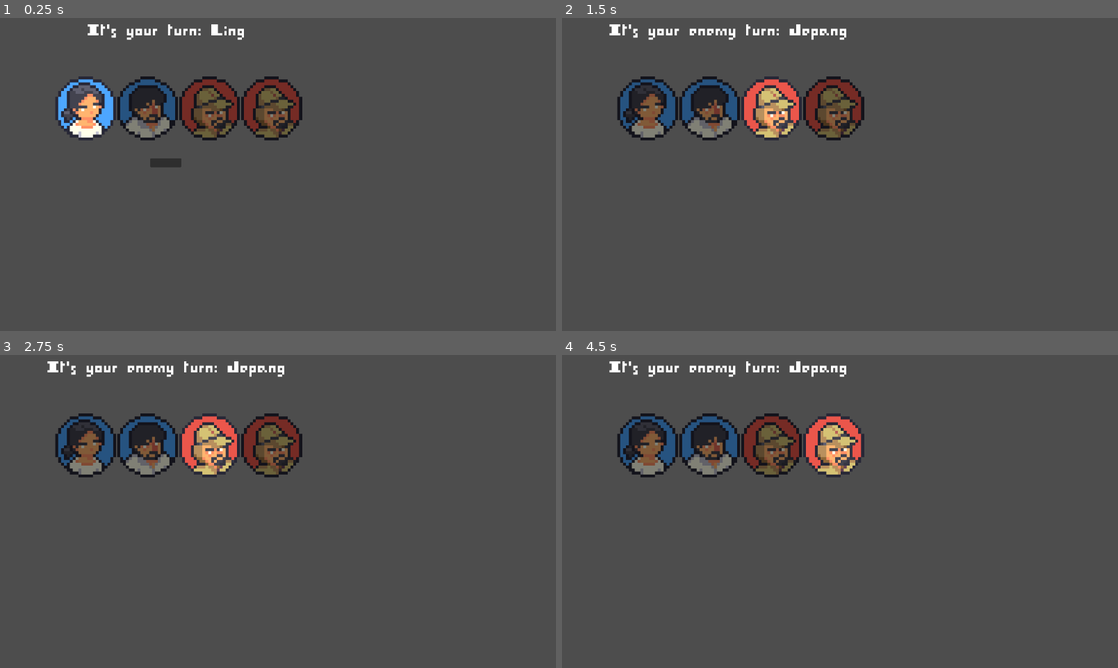
Above: before the commit, frames 1-4 (two rows, left to right).
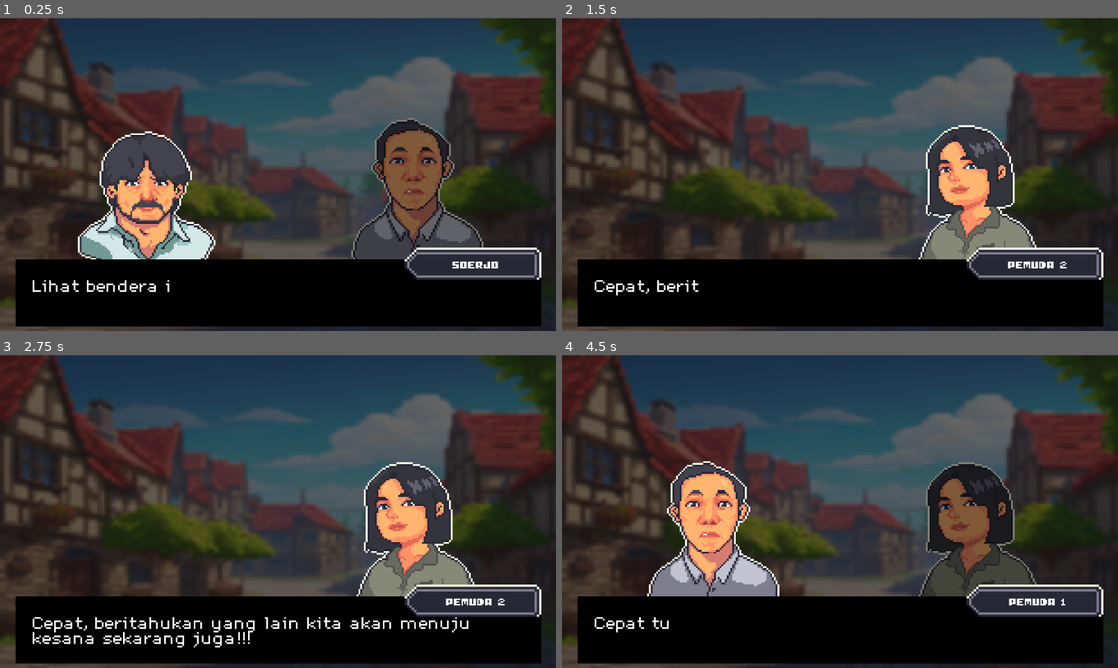
Above: after the commit, the same moments.

Repository: edenbayu/PerangSurabaya
Game: Godot game, scene res://Coba_Dialogue/CobaDialog.tscn
The game is run twice, just before and just after one commit, with the same random seed, the same clock (stepped at 60 frames per second) and the same inputs. Before the commit the project starts from res://Scene/TurnManager.tscn.
Inputs (mouse positions are in pixels of both pictures, inside the frame that each line leads up to):
- Up to frame 1 (0.25 s): no input
- Up to frame 2 (1.5 s): click (728, 161) at 0.52 s; click (728, 161) at 1.27 s
- Up to frame 3 (2.75 s): move the mouse to (400, 495) at 2.02 s; press the mouse at (400, 495) at 2.03 s
- Up to frame 4 (4.5 s): tap Enter at 2.75 s; move the mouse to (728, 527) at 2.77 s; release the mouse at (728, 527) at 2.78 s; click (728, 527) at 2.85 s; move the mouse to (895, 442) at 3.52 s; press the mouse at (895, 442) at 3.53 s; tap Space at 4.25 s; move the mouse to (812, 574) at 4.27 s; release the mouse at (812, 574) at 4.28 s; click (812, 574) at 4.35 s

The runs differ from the first frame. In frame 1, 83% of the frame differs, in the area x 0-100%, y 0-100%; in frame 2, 85%; in frame 3, 85%; in frame 4, 84%.

Commit message:
update dialog sistem

Diff:
--- a/FSM_and_UI_UX/dialog/Coba_Dialogue/Coba.json
+++ b/FSM_and_UI_UX/dialog/Coba_Dialogue/Coba.json
@@ -1,18 +1,82 @@
 [
  {"name": "[center]SOERJO[/center]", "id": 1, "text": "Lihat bendera itu!", "Color": "white",
-	"Keterangan": "Normal", "PosNama" : "kiri", "tokoh" : ["SOERJO", "PEMUDA 1"]},
- {"name": "[center]PEMUDA 1[/center]", "id": 2, "text": "Mereka bermaksud menjajah kita lagi!", "Color": "white",
-	"Keterangan": "Normal", "PosNama" : "kanan", "tokoh" : ["SOERJO", "PEMUDA 1"]},
- {"name": "[center]PEMUDA 2[/center]", "id": 3, "text": "Cepat, beri tahu yang lain", "Color": "white",
-	"Keterangan": "Normal", "PosNama" : "kanan", "tokoh" : ["", "PEMUDA 2"]},
- {"name": "[center]PEMUDA 1[/center]", "id": 4, "text": "Cepat turunkan bendera itu !", "Color": "white",
-	"Keterangan": "Normal", "PosNama" : "kiri", "tokoh" : ["PEMUDA 1", "PEMUDA 2"]},
- {"name": "[center]TENTARA BELANDA[/center]", "id": 5, "text": "Bukan urusan kalian.", "Color": "white",
-	"Keterangan": "Normal", "PosNama" : "kanan", "tokoh" : ["", "TENTARA BELANDA"]},
-{"name" : "[center]PEMUDA 2[/center]", "id": 6, "text": "Kalian bermaksud menjajah kami lagi?", "Color": "white",
-	"Keterangan": "Normal", "PosNama" : "kiri", "tokoh" : ["PEMUDA 2", "TENTARA BELANDA"]},
-{"name" : "[center]PEMUDA 1[/center]", "id": 7, "text": "Jika kalian tidak menurunkan benderanya, kami yang akan menurunkan paksa bendera itu!", "Color": "white",
-	"Keterangan": "Normal", "PosNama" : "kiri", "tokoh" : ["PEMUDA 1", "TENTARA BELANDA"]},
-{"name" : "[center]TENTARA BELANDA[/center]", "id": 8, "text": "Sebaiknya kalian tidak mencari gara-gara!", "Color": "white",
-	"Keterangan": "Normal", "PosNama" : "kanan", "tokoh" : ["", "TENTARA BELANDA"]}
+	"Keterangan": "Normal", "PosNama" : "kiri", "tokoh" : ["SOERJO", "PEMUDA 1"], "BG" : 0},
+ {"name": "[center]PEMUDA 1[/center]", "id": 2, "text": "Ha? APA! mereka mau menjajah kita lagi?", "Color": "white",
+	"Keterangan": "Normal", "PosNama" : "kanan", "tokoh" : ["SOERJO", "PEMUDA 1"], "BG" : 0},
+ {"name": "[center]PEMUDA 2[/center]", "id": 3, "text": "Cepat, beritahukan yang lain kita akan menuju kesana sekarang juga!!!", "Color": "white",
+	"Keterangan": "Normal", "PosNama" : "kanan", "tokoh" : ["", "PEMUDA 2"], "BG" : 0},
+ {"name": "[center][/center]", "id": 4, "text": "*Setelah beberapa saat, warga berkumpul di Hotel*", "Color": "white",
+	"Keterangan": "Normal", "PosNama" : "kanan", "tokoh" : ["", ""], "BG" : 0},
+ {"name": "[center]PEMUDA 1[/center]", "id": 5, "text": "Cepat turunkan bendera itu sekarang juga!!! !", "Color": "white",
+	"Keterangan": "Normal", "PosNama" : "kiri", "tokoh" : ["PEMUDA 1", "PEMUDA 2"], "BG" : 0},
+ {"name": "[center]TENTARA BELANDA[/center]", "id": 6, "text": "Bukan urusan kalian, sekarang kalian pergi dari sini.", "Color": "white",
+	"Keterangan": "Normal", "PosNama" : "kanan", "tokoh" : ["", "TENTARA BELANDA"], "BG" : 0},
+{"name" : "[center]PEMUDA 2[/center]", "id": 7, "text": "Apa kau bilang? kalian bertujuan untuk menjajah kami lagi?", "Color": "white",
+	"Keterangan": "Normal", "PosNama" : "kiri", "tokoh" : ["PEMUDA 2", "TENTARA BELANDA"], "BG" : 0},
+{"name" : "[center]PEMUDA 1[/center]", "id": 8, "text": "Jika kalian tidak menurunkan benderanya, kami yang akan menurunkan paksa bendera itu!", "Color": "white",
+	"Keterangan": "Normal", "PosNama" : "kiri", "tokoh" : ["PEMUDA 1", "TENTARA BELANDA"], "BG" : 0},
+{"name" : "[center]TENTARA BELANDA[/center]", "id": 9, "text": "*menodongkan senjata*", "Color": "white",
+	"Keterangan": "Normal", "PosNama" : "kanan", "tokoh" : ["", "TENTARA BELANDA"], "BG" : 0},
+{"name" : "[center]TENTARA BELANDA[/center]", "id": 10, "text": "Sebaiknya kalian tidak menimbulkan perkara!", "Color": "white",
+	"Keterangan": "Normal", "PosNama" : "kanan", "tokoh" : ["", "TENTARA BELANDA"], "BG" : 0},
+{"name" : "[center]TENTARA BELANDA[/center]", "id": 11, "text": "Anda tidak boleh masuk", "Color": "white",
+	"Keterangan": "Normal", "PosNama" : "kanan", "tokoh" : ["SUDIRMAN", "TENTARA BELANDA"], "BG" : 1},
+{"name" : "[center]SUDIRMAN[/center]", "id": 12, "text": "Saya datang dengan maksud baik untuk berbicara dengan pimpinanmu. Biarkan saya masuk", "Color": "white",
+	"Keterangan": "Normal", "PosNama" : "kiri", "tokoh" : ["SUDIRMAN", "TENTARA BELANDA"], "BG" : 1},
+{"name" : "[center]TENTARA BELANDA[/center]", "id": 13, "text": "Baik tunggu sebentar", "Color": "white",
+	"Keterangan": "Normal", "PosNama" : "kanan", "tokoh" : ["SUDIRMAN", "TENTARA BELANDA"], "BG" : 1},
+{"name" : "[center]TENTARA BELANDA[/center]", "id": 14, "text": "Baik anda semua dipersilahkan masuk", "Color": "white",
+	"Keterangan": "Normal", "PosNama" : "kiri", "tokoh" : ["TENTARA BELANDA", ""], "BG" : 1},
+{"name" : "[center]SUDIRMAN[/center]", "id": 15, "text": "Baiklah", "Color": "white",
+	"Keterangan": "Normal", "PosNama" : "kiri", "tokoh" : ["SUDIRMAN", "TENTARA BELANDA"], "BG" : 1},
+{"name" : "[center]PLOEGMAN[/center]", "id": 16, "text": "Silahkan masuk, ada apa ingin menemuiku?", "Color": "white",
+	"Keterangan": "Normal", "PosNama" : "kanan", "tokoh" : ["SUDIRMAN", "PLOEGMAN"], "BG" : 1},
+{"name" : "[center]SUDIRMAN[/center]", "id": 17, "text": "Kami dari pemerintahan RI daerah surabaya,", "Color": "white",
+	"Keterangan": "Normal", "PosNama" : "kiri", "tokoh" : ["SUDIRMAN", "PLOEGMAN"], "BG" : 1},
+{"name" : "[center]SUDIRMAN[/center]", "id": 18, "text": "ingin meminta Anda menurunkan bendera Belanda di atas hotel ini.", "Color": "white",
+	"Keterangan": "Normal", "PosNama" : "kiri", "tokoh" : ["SUDIRMAN", "PLOEGMAN"], "BG" : 1},
+{"name" : "[center]PLOEGMAN[/center]", "id": 19, "text": "Tidak bisa, ini bukan urusan kalian", "Color": "white",
+	"Keterangan": "Normal", "PosNama" : "kanan", "tokoh" : ["SUDIRMAN", "PLOEGMAN"], "BG" : 1},
+{"name" : "[center]SUDIRMAN[/center]", "id": 20, "text": "Maksud anda apa? tentu saja ini menjadi urusan kami!! Indonesia sudah merdeka bulan kemaren", "Color": "white",
+	"Keterangan": "Normal", "PosNama" : "kiri", "tokoh" : ["SUDIRMAN", "PLOEGMAN"], "BG" : 1},
+{"name" : "[center]SUDIRMAN[/center]", "id": 21, "text": "Pengibaran Belanda ini menghina kedaulatan negara kami!!!", "Color": "white",
+	"Keterangan": "Normal", "PosNama" : "kiri", "tokoh" : ["SUDIRMAN", "PLOEGMAN"], "BG" : 1},
+{"name" : "[center]PLOEGMAN[/center]", "id": 22, "text": "Dengar, Sudirman. Sekutu telah memenangkan perang melawan Jepang.", "Color": "white",
+	"Keterangan": "Normal", "PosNama" : "kanan", "tokoh" : ["SUDIRMAN", "PLOEGMAN"], "BG" : 1},
+{"name" : "[center]PLOEGMAN[/center]", "id": 23, "text": "Negara kami ada di pihak sekutu, maka dari itu kami berhak merebut tanah kolonial kami.", "Color": "white",
+	"Keterangan": "Normal", "PosNama" : "kanan", "tokoh" : ["SUDIRMAN", "PLOEGMAN"], "BG" : 1},
+{"name" : "[center]PLOEGMAN[/center]", "id": 24, "text": "Kemerdekaan kalian itu tidak kami akui", "Color": "white",
+	"Keterangan": "Normal", "PosNama" : "kanan", "tokoh" : ["SUDIRMAN", "PLOEGMAN"], "BG" : 1},
+{"name" : "[center]SUDIRMAN[/center]", "id": 25, "text": "Jika kenyataanya seperti itu, maka bendera itu akan kami robek secara paksa!!", "Color": "white",
+	"Keterangan": "Normal", "PosNama" : "kiri", "tokoh" : ["SUDIRMAN", "PLOEGMAN"], "BG" : 1},
+{"name" : "[center]PLOEGMAN[/center]", "id": 26, "text": "*Menodong Pistol*", "Color": "white",
+	"Keterangan": "Normal", "PosNama" : "kanan", "tokoh" : ["", "PLOEGMAN"], "BG" : 1},
+{"name" : "[center]PLOEGMAN[/center]", "id": 27, "text": "Sebaiknya kalian tidak mencara perkara di ruangan ini.. PERGILAHH!!!", "Color": "white",
+	"Keterangan": "Normal", "PosNama" : "kanan", "tokoh" : ["", "PLOEGMAN"], "BG" : 1},
+{"name" : "[center]SIDIK[/center]", "id": 28, "text": "*Menendang pistol dari tangan Ploegman dan mencekik Ploegman hingga Ploegman tewas*", "Color": "white",
+	"Keterangan": "Normal", "PosNama" : "kanan", "tokoh" : ["", "SIDIK"], "BG" : 1},
+{"name" : "[center]HARYONO[/center]", "id": 29, "text": "Cepat, Sudirman! Kita pergi!", "Color": "white",
+	"Keterangan": "Normal", "PosNama" : "kanan", "tokoh" : ["", "HARYONO"], "BG" : 1},
+{"name" : "[center]TENTARA BELANDA[/center]", "id": 30, "text": "Oh tidak.., Ploegman mati..", "Color": "white",
+	"Keterangan": "Normal", "PosNama" : "kanan", "tokoh" : ["", "TENTARA BELANDA"], "BG" : 1},
+{"name" : "[center]TENTARA BELANDA[/center]", "id": 31, "text": "*menembak sidik*", "Color": "white",
+	"Keterangan": "Normal", "PosNama" : "kanan", "tokoh" : ["", "TENTARA BELANDA"], "BG" : 1},
+{"name" : "[center]TENTARA BELANDA[/center]", "id": 32, "text": "Mati Kamu!!", "Color": "white",
+	"Keterangan": "Normal", "PosNama" : "kanan", "tokoh" : ["", "TENTARA BELANDA"], "BG" : 1},
+{"name" : "[center]SUDIRMAN[/center]", "id": 33, "text": "*keluar dari hotel bersama Hariyono*", "Color": "white",
+	"Keterangan": "Normal", "PosNama" : "kanan", "tokoh" : ["", "SUDIRMAN"], "BG" : 0},
+{"name" : "[center]SUDIRMAN[/center]", "id": 34, "text": "Perundingan Gagal Cepat robek bendera itu!!!", "Color": "white",
+	"Keterangan": "Normal", "PosNama" : "kanan", "tokoh" : ["", "SUDIRMAN"], "BG" : 0},
+{"name" : "[center]PEMUDA 1[/center]", "id": 35, "text": "Pak Sudirman dalam bahaya!! Cepat hentikan orang0orang Belanda itu!!", "Color": "white",
+	"Keterangan": "Normal", "PosNama" : "kanan", "tokoh" : ["", "PEMUDA 1"], "BG" : 0},
+{"name" : "[center]SOERJO[/center]", "id": 36, "text": "Arek-arek yang bawa persenjataan! Segera masuk ke hotel dan hadapi orang-orang Belanda itu!", "Color": "white",
+	"Keterangan": "Normal", "PosNama" : "kanan", "tokoh" : ["PEMUDA 1", "SOERJO"], "BG" : 0},
+{"name" : "[center]SOERJO[/center]", "id": 37, "text": "Yang lain, panjat hotelnya lalu robek benderanya!", "Color": "white",
+	"Keterangan": "Normal", "PosNama" : "kanan", "tokoh" : ["PEMUDA 1", "SOERJO"], "BG" : 0},
+{"name" : "[center]PEMUDA 2[/center]", "id": 38, "text": "Siap! Ayo cepat, arek-arek!!!", "Color": "white",
+	"Keterangan": "Normal", "PosNama" : "kanan", "tokoh" : ["", "PEMUDA 2"], "BG" : 0},
+{"name" : "[center]SOERJO[/center]", "id": 39, "text": "*Masuk ke koridor hotel*", "Color": "white",
+	"Keterangan": "Normal", "PosNama" : "kanan", "tokoh" : ["", "SOERJO"], "BG" : 0},
+{"name" : "[center]SOERJO[/center]", "id": 40, "text": "SERBUUUUU!!!!!", "Color": "white",
+	"Keterangan": "Normal", "PosNama" : "kanan", "tokoh" : ["", "SOERJO"], "BG" : 0},
 ]
--- a/FSM_and_UI_UX/dialog/Coba_Dialogue/CobaDialog.tscn
+++ b/FSM_and_UI_UX/dialog/Coba_Dialogue/CobaDialog.tscn
@@ -9,8 +9,11 @@
 [ext_resource type="FontFile" uid="uid://c583mm1xbwni5" path="res://I-pixel-u.ttf" id="5_xku1p"]
 [ext_resource type="Texture2D" uid="uid://c17arkmh2kfib" path="res://Coba_Dialogue/TextBox.png" id="6_dbqmv"]
 [ext_resource type="Texture2D" uid="uid://cs4aq8fiq6m7n" path="res://Coba_Dialogue/namebox.png" id="7_1h7uy"]
+[ext_resource type="Texture2D" uid="uid://hudbfiw6h8ex" path="res://Coba_Dialogue/logmen_Portrait.png" id="7_6fdxk"]
+[ext_resource type="Texture2D" uid="uid://dt5ilejsk5yjk" path="res://LuarHotel.png" id="7_vyomv"]
 [ext_resource type="Texture2D" uid="uid://ca76qy8whvuqm" path="res://Sidik.png" id="7_x1gun"]
 [ext_resource type="FontFile" uid="uid://88daejmocvlh" path="res://DePixelBreit.ttf" id="10_oyntq"]
+[ext_resource type="Texture2D" uid="uid://ccardshowgvpy" path="res://Coba_Dialogue/Transition.png" id="13_31t6u"]
 
 [sub_resource type="AtlasTexture" id="AtlasTexture_o44gs"]
 atlas = ExtResource("6_dbqmv")
@@ -134,6 +137,122 @@
 
 [sub_resource type="StyleBoxFlat" id="StyleBoxFlat_dlptp"]
 bg_color = Color(0.6, 0.6, 0.6, 0)
+
+[sub_resource type="Animation" id="Animation_6a77w"]
+length = 0.001
+tracks/0/type = "value"
+tracks/0/imported = false
+tracks/0/enabled = true
+tracks/0/path = NodePath("Transition:modulate")
+tracks/0/interp = 1
+tracks/0/loop_wrap = true
+tracks/0/keys = {
+"times": PackedFloat32Array(0),
+"transitions": PackedFloat32Array(1),
+"update": 0,
+"values": [Color(1, 1, 1, 0)]
+}
+
+[sub_resource type="Animation" id="Animation_orv3p"]
+resource_name = "fade_out"
+length = 1.5
+tracks/0/type = "value"
+tracks/0/imported = false
+tracks/0/enabled = true
+tracks/0/path = NodePath("Transition:modulate")
+tracks/0/interp = 1
+tracks/0/loop_wrap = true
+tracks/0/keys = {
+"times": PackedFloat32Array(0, 1.5),
+"transitions": PackedFloat32Array(1, 1),
+"update": 0,
+"values": [Color(1, 1, 1, 1), Color(1, 1, 1, 0)]
+}
+tracks/1/type = "value"
+tracks/1/imported = false
+tracks/1/enabled = true
+tracks/1/path = NodePath("Transition/TransitionText:modulate")
+tracks/1/interp = 1
+tracks/1/loop_wrap = true
+tracks/1/keys = {
+"times": PackedFloat32Array(0, 1.5),
+"transitions": PackedFloat32Array(1, 1),
+"update": 0,
+"values": [Color(1, 1, 1, 1), Color(1, 1, 1, 0)]
+}
+tracks/2/type = "value"
+tracks/2/imported = false
+tracks/2/enabled = true
+tracks/2/path = NodePath(".:is_faded_black")
+tracks/2/interp = 1
+tracks/2/loop_wrap = true
+tracks/2/keys = {
+"times": PackedFloat32Array(0),
+"transitions": PackedFloat32Array(1),
+"update": 1,
+"values": [true]
+}
+
+[sub_resource type="Animation" id="Animation_72nvk"]
+resource_name = "new_animation"
+length = 5.0
+tracks/0/type = "value"
+tracks/0/imported = false
+tracks/0/enabled = true
+tracks/0/path = NodePath("Transition:modulate")
+tracks/0/interp = 1
+tracks/0/loop_wrap = true
+tracks/0/keys = {
+"times": PackedFloat32Array(0, 1.5),
+"transitions": PackedFloat32Array(1, 1),
+"update": 0,
+"values": [Color(1, 1, 1, 0), Color(1, 1, 1, 1)]
+}
+tracks/1/type = "value"
+tracks/1/imported = false
+tracks/1/enabled = true
+tracks/1/path = NodePath(".:is_faded_black")
+tracks/1/interp = 1
+tracks/1/loop_wrap = true
+tracks/1/keys = {
+"times": PackedFloat32Array(0, 4.9),
+"transitions": PackedFloat32Array(1, 1),
+"update": 1,
+"values": [false, true]
+}
+tracks/2/type = "value"
+tracks/2/imported = false
+tracks/2/enabled = true
+tracks/2/path = NodePath("Transition/TransitionText:visible_characters")
+tracks/2/interp = 1
+tracks/2/loop_wrap = true
+tracks/2/keys = {
+"times": PackedFloat32Array(1.5, 5),
+"transitions": PackedFloat32Array(1, 1),
+"update": 0,
+"values": [0, 39]
+}
+tracks/3/type = "method"
+tracks/3/imported = false
+tracks/3/enabled = true
+tracks/3/path = NodePath(".")
+tracks/3/interp = 1
+tracks/3/loop_wrap = true
+tracks/3/keys = {
+"times": PackedFloat32Array(5),
+"transitions": PackedFloat32Array(1),
+"values": [{
+"args": [],
+"method": &"fade_out"
+}]
+}
+
+[sub_resource type="AnimationLibrary" id="AnimationLibrary_kc2js"]
+_data = {
+"RESET": SubResource("Animation_6a77w"),
+"fade_out": SubResource("Animation_orv3p"),
+"transition": SubResource("Animation_72nvk")
+}
 
 [node name="CanvasLayer" type="Control"]
 layout_mode = 3
@@ -146,15 +265,18 @@
 size_flags_vertical = 4
 script = ExtResource("1_opu30")
 json_path = "res://Coba_Dialogue/Coba.json"
-character_portraits = Array[Texture2D]([ExtResource("2_l0s0g"), ExtResource("7_x1gun"), ExtResource("4_5u4lh"), ExtResource("5_msc1k"), null])
-
-[node name="TextureRect" type="TextureRect" parent="."]
+character_portraits = Array[Texture2D]([ExtResource("2_l0s0g"), ExtResource("7_x1gun"), ExtResource("4_5u4lh"), ExtResource("5_msc1k"), null, ExtResource("2_n20fs"), ExtResource("7_6fdxk"), ExtResource("7_x1gun"), ExtResource("2_l0s0g")])
+scene_background = Array[Texture2D]([ExtResource("7_vyomv"), ExtResource("5_cflk8")])
+is_faded_black = false
+
+[node name="Background" type="TextureRect" parent="."]
+modulate = Color(0.588235, 0.588235, 0.588235, 1)
 layout_mode = 0
 offset_left = -960.0
 offset_top = -539.0
 offset_right = 960.0
 offset_bottom = 541.0
-texture = ExtResource("5_cflk8")
+texture = ExtResource("7_vyomv")
 
 [node name="HBoxContainer" type="HBoxContainer" parent="."]
 layout_mode = 0
@@ -252,5 +374,37 @@
 autowrap_mode = 2
 
 [node name="AnimationPlayer" type="AnimationPlayer" parent="."]
+libraries = {
+"": SubResource("AnimationLibrary_kc2js")
+}
 
 [node name="Camera2D" type="Camera2D" parent="."]
+
+[node name="Transition" type="TextureRect" parent="."]
+modulate = Color(1, 1, 1, 0)
+z_index = 4
+layout_mode = 0
+offset_left = -960.0
+offset_top = -539.0
+offset_right = 960.0
+offset_bottom = 541.0
+texture = ExtResource("13_31t6u")
+
+[node name="TransitionText" type="RichTextLabel" parent="Transition"]
+layout_mode = 1
+anchors_preset = 8
+anchor_left = 0.5
+anchor_top = 0.5
+anchor_right = 0.5
+anchor_bottom = 0.5
+offset_left = -787.5
+offset_top = -42.5
+offset_right = 787.5
+offset_bottom = 42.5
+grow_horizontal = 2
+grow_vertical = 2
+theme_override_fonts/normal_font = ExtResource("10_oyntq")
+theme_override_font_sizes/normal_font_size = 60
+text = "Sementara itu, di dalam Hotel Yamato..."
+visible_characters = 0
+visible_ratio = 0.0
--- a/FSM_and_UI_UX/dialog/Coba_Dialogue/coba_dialog.gd
+++ b/FSM_and_UI_UX/dialog/Coba_Dialogue/coba_dialog.gd
@@ -1,10 +1,11 @@
-
+class_name DialogueManager
 extends Control
 #READ JSON FILE
 @export_category("PATH TO JSON DIALOGUE")
 @export var json_path = "json path here"
 @export_category("PORTRAITS")
 @export var character_portraits : Array[Texture2D]
+@export var scene_background : Array[Texture2D]
 #ONREADY
 @onready var text_box : RichTextLabel = $Control/MarginContainer/DialogueBox/TextBox
 @onready var name_box : RichTextLabel = $Control/MarginContainer/DialogueBox/NameTextBox
@@ -12,6 +13,9 @@
 @onready var portrait_kanan : TextureRect = $Control/Potrait2
 @onready var animation_player : AnimationPlayer = $AnimationPlayer
 @onready var name_box_container : TextureRect = $Control/MarginContainer/DialogueBox/NameBox
+@onready var background : TextureRect = $Background
+@onready var trans_text : RichTextLabel = $Transition/TransitionText
+@onready var transition : TextureRect = $Transition
 #VARS
 var text_speed :float
 var dialogue = []   #this is where we will store the data of our json
@@ -21,22 +25,35 @@
 var posisi_nama : String #Menentukan posisi name box
 var nama_portrait_kanan : String
 var nama_portrait_kiri : String
+var current_background : int
+
+#Animation
+@export var is_faded_black : bool = true
 #SIGNAL
 signal write_dialogue
 
 func _ready():
+	is_faded_black = true
 	text_box.visible_characters = 0
+	trans_text.visible_characters = 0
 	#Use this function whenever you want your d ialogue to start.
 	start_dialogue(json_path)
 
 func _process(delta):
+	print(is_faded_black)
 	text_box.visible_ratio += set_progress_ratio()
+	#if is_faded_black:
+		#trans_text.visible_ratio += show_transition_text()
+	#if trans_text.visible_ratio >= 1:
+		#is_faded_black = false
 
 func _input(event):
 	#We advance the dialogue with left click or a key
 	#You will need to add "interact" to your input map in project settings
 	if event.is_action_pressed("klik_mouse_kiri"):
-		advance_dialogue()
+		_transition()
+		if is_faded_black:
+			advance_dialogue()
 
 func set_progress_ratio() -> float:
 	var text_length = text_box.text.length()
@@ -44,6 +61,17 @@
 		return text_speed / text_length
 	else:
 		return 0.0
+
+func show_transition_text() -> float:
+	var text_length = trans_text.text.length()
+	if text_length > 0:
+		return 0.05 / text_length
+	else:
+		return 0.0
+
+func fade_out() -> void:
+	animation_player.play("fade_out")
+	advance_dialogue()
 
 #LOAD THE JSON FILE INTO A READABLE FORMAT FOR GODOT
 func load_dialogue(path : String):
@@ -71,6 +99,9 @@
 		nama_portrait_kanan = dialogue[index]['tokoh'][1]
 		posisi_nama = dialogue[index]['PosNama']
 		id = dialogue[index]['id']
+		current_background = dialogue[index]['BG']
+
+		_setup_background()
 		_check_posisi_nama()
 		check_for_color()
 		check_for_potrait_kiri()
@@ -97,13 +128,15 @@
 				id = dialogue[index]['id']
 				current_color = dialogue[index]['Color']
 				posisi_nama = dialogue[index]['PosNama']
+				current_background = dialogue[index]['BG']
+				_setup_background()
 				_check_posisi_nama()
 				check_for_potrait_kiri()
 				check_for_potrait_kanan()
 				check_for_color()
 			#If we are at the last line of dialogue, the scene deletes itself and we end.
-			else :
-				queue_free()
+			#else :
+				#queue_free()
 
 func check_for_potrait_kiri():
 	match nama_portrait_kiri:
@@ -112,6 +145,10 @@
 		"PEMUDA 2" : portrait_kiri.texture = character_portraits [2]
 		"TENTARA BELANDA" : portrait_kiri.texture = character_portraits [3]
 		"" : portrait_kiri.texture = character_portraits [4]
+		"SUDIRMAN" : portrait_kiri.texture = character_portraits [5]
+		"PLOEGMAN" : portrait_kiri.texture = character_portraits [6]
+		"SIDIK" : portrait_kiri.texture = character_portraits [7]
+		"HARYONO" : portrait_kiri.texture = character_portraits [8]
 
 func check_for_potrait_kanan():
 	match nama_portrait_kanan:
@@ -120,7 +157,10 @@
 		"PEMUDA 2" : portrait_kanan.texture = character_portraits [2]
 		"TENTARA BELANDA" : portrait_kanan.texture = character_portraits [3]
 		"" : portrait_kanan.texture = character_portraits [4]
-
+		"SUDIRMAN" : portrait_kanan.texture = character_portraits [5]
+		"PLOEGMAN" : portrait_kanan.texture = character_portraits [6]
+		"SIDIK" : portrait_kanan.texture = character_portraits [7]
+		"HARYONO" : portrait_kanan.texture = character_portraits [8]
 
 #WE CHECK THE COLOR GIVEN IN OUR JSON, AND CHANGE THE TEXT BASED ON THE STRING PROVIDED
 func check_for_color():
@@ -156,7 +196,22 @@
 			#name_box.position.x = 960
 #YOU CAN ADD AN ARROW THAT INDICATES YOUR DIALOGUE IS DONE TYPING HERE
 #I DON'T HAVE ONE FOR THE EXAMPLE SO I WILL LEAVE IT BLANK
-func _on_animation_player_animation_finished(anim_name):
-	#Example:
-	#end_arrow_texture.visible = true
-	pass
+func _setup_background():
+	match current_background:
+		0 :
+			background.texture = scene_background[0]
+		1 :
+			background.texture = scene_background[1]
+
+func _transition():
+	match id:
+		10:
+			is_faded_black = false
+			animation_player.play("transition")
+			show_transition_text()
+func _transition1():
+	match id:
+		33:
+			is_faded_black = false
+			animation_player.play("transition")
+			show_transition_text()
--- a/FSM_and_UI_UX/dialog/project.godot
+++ b/FSM_and_UI_UX/dialog/project.godot
@@ -11,7 +11,7 @@
 [application]
 
 config/name="Turn Based Mechanism"
-run/main_scene="res://Scene/TurnManager.tscn"
+run/main_scene="res://Coba_Dialogue/CobaDialog.tscn"
 config/features=PackedStringArray("4.2", "Mobile")
 config/icon="res://icon.svg"
 
Not shown: 1 places in FSM_and_UI_UX/dialog/Coba_Dialogue/CobaDialog.tscn that only renumber resources
Binary file added: FSM_and_UI_UX/dialog/Coba_Dialogue/Transition.png
Not shown, added: FSM_and_UI_UX/dialog/Coba_Dialogue/Transition.png.import
Binary file added: FSM_and_UI_UX/dialog/Coba_Dialogue/logmen_Portrait.png
Not shown, added: FSM_and_UI_UX/dialog/Coba_Dialogue/logmen_Portrait.png.import
Binary file added: FSM_and_UI_UX/dialog/LuarHotel.png
Not shown, added: FSM_and_UI_UX/dialog/LuarHotel.png.import
